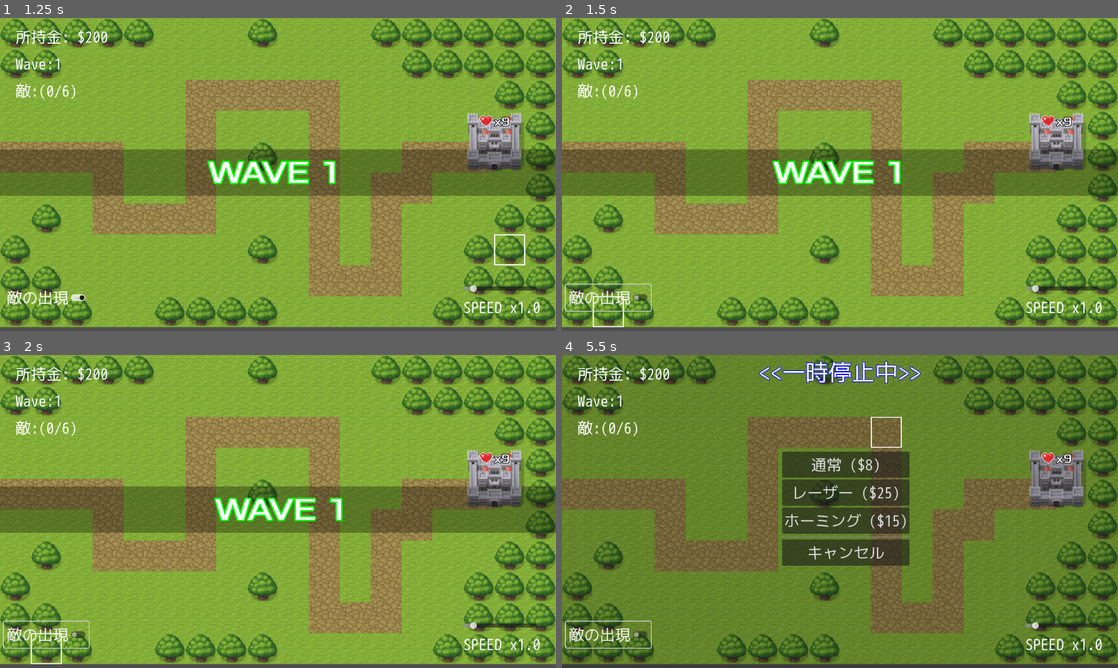
Above: before the commit, frames 1-4 (two rows, left to right).
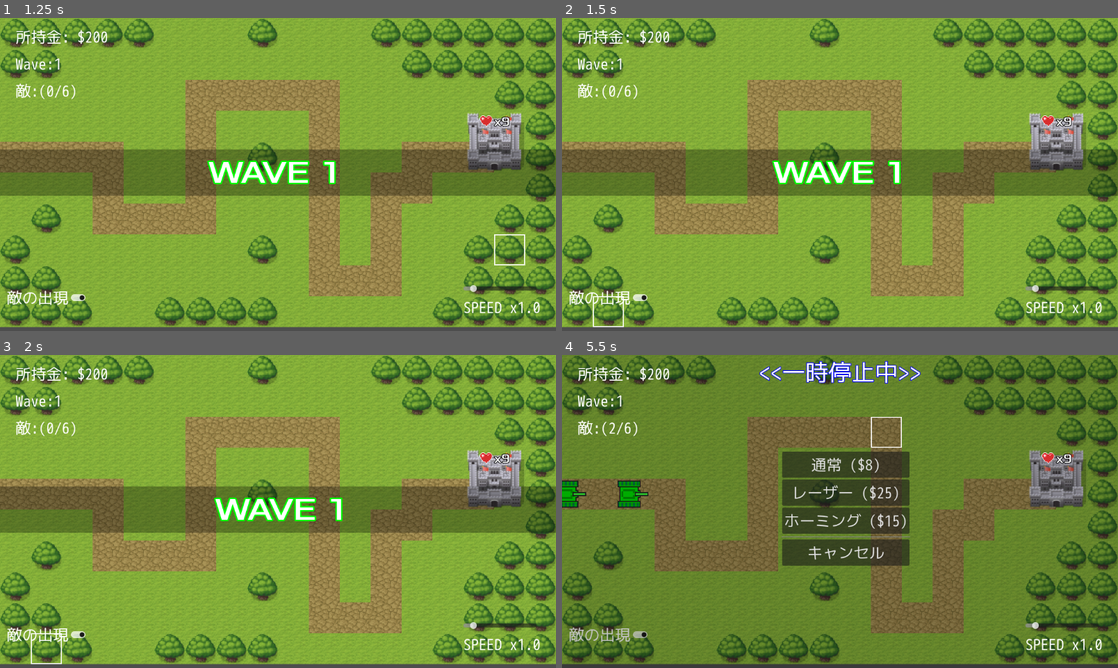
Above: after the commit, the same moments.

Repository: syun77/gd_towerdefense
Game: Godot game, scene res://Main.tscn
The game is run twice, just before and just after one commit, with the same random seed, the same clock (stepped at 60 frames per second) and the same inputs.
Inputs (mouse positions are in pixels of both pictures, inside the frame that each line leads up to):
- Up to frame 1 (1.25 s): click "開始" at 0.5 s
- Up to frame 2 (1.5 s): click "敵の出現" at 1.25 s
- Up to frame 3 (2 s): no input
- Up to frame 4 (5.5 s): click "敵の出現" at 2 s; click "敵の出現" at 2.75 s; move the mouse to (962, 495) at 3.52 s; click (962, 495) at 3.6 s; move the mouse to (728, 527) at 4.27 s; click (728, 527) at 4.35 s; move the mouse to (895, 442) at 5.02 s; right-click (895, 442) at 5.1 s; click (895, 442) at 5.3 s

Frame 1 is identical in both runs. In frame 2, 0.2% of the frame differs, in the area x 0-17%, y 84-94%; in frame 3, 0.2%; in frame 4, 1.0%, in the area x 0-17%, y 21-94%.

Commit message:
レーザーを調整

Diff:
--- a/TowerDefense/Main.tscn
+++ b/TowerDefense/Main.tscn
@@ -55,6 +55,7 @@
 follow_viewport_enabled = true
 
 [node name="UILayer" type="CanvasLayer" parent="."]
+layer = 10
 
 [node name="PauseBG" type="Node2D" parent="UILayer"]
 
--- a/TowerDefense/project.godot
+++ b/TowerDefense/project.godot
@@ -47,3 +47,4 @@
 [rendering]
 
 textures/canvas_textures/default_texture_filter=0
+renderer/rendering_method="gl_compatibility"
--- a/TowerDefense/src/common/Game.gd
+++ b/TowerDefense/src/common/Game.gd
@@ -28,7 +28,7 @@
 func tower_power(lv:int, type:eTower) -> int:
 	match type:
 		eTower.LASER:
-			return 10 + (lv * 2)
+			return (DAMAGE_BASE * 0.7) + (lv * 2)
 		eTower.HORMING:
 			return int(lv * DAMAGE_BASE * 0.5)
 		_: #eTower.NORMAL:
--- a/TowerDefense/src/shot/ShotLaser.tscn
+++ b/TowerDefense/src/shot/ShotLaser.tscn
@@ -16,7 +16,8 @@
 script = ExtResource("1_6qxf8")
 
 [node name="Sprite" type="Sprite2D" parent="."]
-material = SubResource("CanvasItemMaterial_u7bve")
+modulate = Color(1, 1, 1, 0.501961)
+material = SubResource("CanvasItemMaterial_xq1mr")
 position = Vector2(8, 0)
 texture = ExtResource("1_sijuv")
 
Binary file changed: TowerDefense/assets/images/laser.png
Not shown: 1 places in TowerDefense/src/shot/ShotLaser.tscn that only renumber resources
